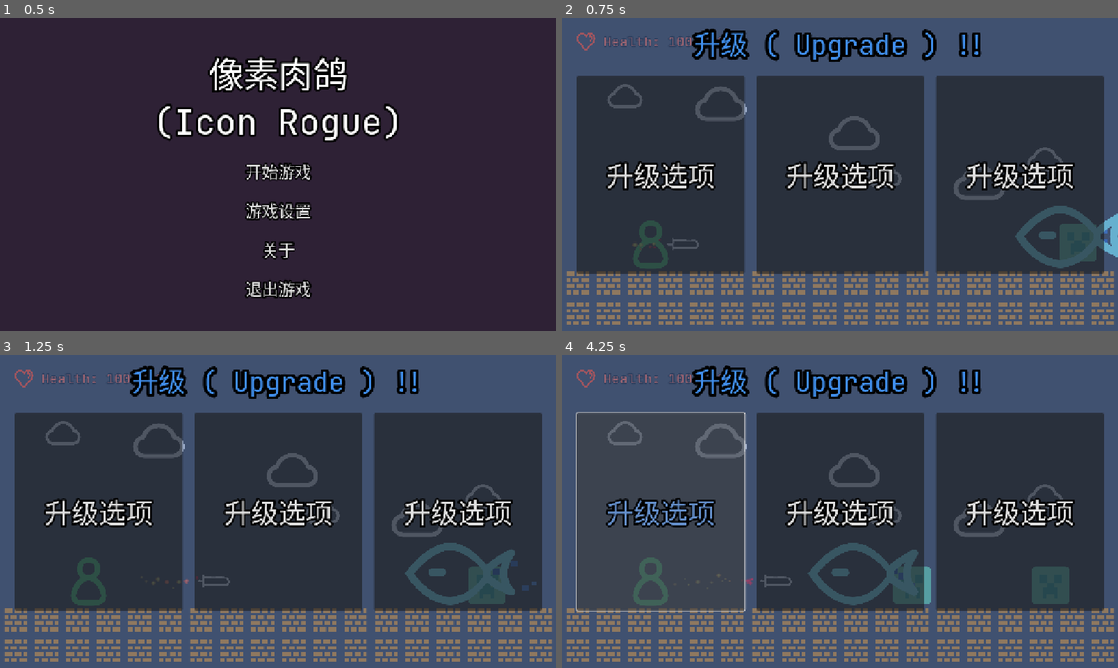
Above: before the commit, frames 1-4 (two rows, left to right).
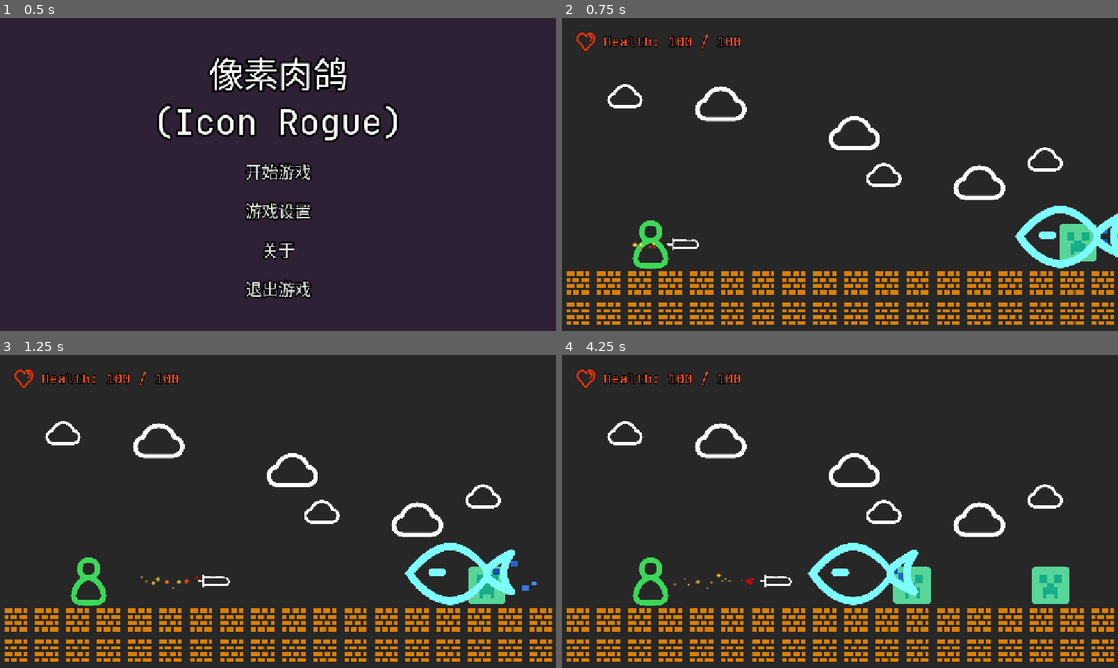
Above: after the commit, the same moments.

Repository: qingzhixing/Icon-Rogue
Game: Godot game, scene res://scene/start_page.tscn
Two runs of this game, one before a commit and one after it. Both use one fixed random seed, a clock stepped at 60 frames per second and the inputs below.
Inputs (mouse positions are in pixels of both pictures, inside the frame that each line leads up to):
- Up to frame 1 (0.5 s): no input
- Up to frame 2 (0.75 s): click "开始游戏" at 0.5 s
- Up to frame 3 (1.25 s): no input
- Up to frame 4 (4.25 s): click (662, 511) at 1.25 s, where only the run before the commit has a clickable "升级选项"; click (840, 511) at 2 s, where only the run before the commit has a clickable "升级选项"; click (1017, 511) at 2.75 s, where only the run before the commit has a clickable "升级选项"; click (662, 511) at 3.5 s, where only the run before the commit has a clickable "升级选项"

Frame 1 is identical in both runs. In frame 2, 51% of the frame differs, in the area x 0-100%, y 0-100%; in frame 3, 51%; in frame 4, 68%.

Commit message:
升级功能已完成

Diff:
--- a/prefabs/sprite/entity/player/player.tscn
+++ b/prefabs/sprite/entity/player/player.tscn
@@ -52,13 +52,10 @@
 [node name="Particle Injured Spawner" parent="." instance=ExtResource("5_7djjd")]
 target_scene = ExtResource("5_nespj")
 manually_spawn = true
-spawn_interval_sec = 0.5
-start_spawn = false
 infinity_spawn = true
-spawn_amount = 10
-enable_life_time = true
 instance_life_time_sec = 1.5
 
 [connection signal="on_damaged" from="EntityData" to="." method="on_damaged"]
 [connection signal="on_death" from="EntityData" to="." method="on_death"]
 [connection signal="area_entered" from="Entity Area" to="." method="on_area_entered"]
+[connection signal="timeout" from="Invincible Timer" to="." method="_on_invincible_timer_timeout"]
--- a/project.godot
+++ b/project.godot
@@ -21,6 +21,7 @@
 GameStopper="*res://script/game_control/global control/game_stopper.gd"
 GlobalSettings="*res://script/game_control/global control/global_settings.gd"
 HotkeyController="*res://script/game_control/global control/hotkey_controller.gd"
+GameStatistics="*res://script/game_control/global control/game_statistics.gd"
 
 [display]
 
--- a/scene/game_scene.tscn
+++ b/scene/game_scene.tscn
@@ -2,7 +2,7 @@
 
 [ext_resource type="Texture2D" uid="uid://bh4jmqayun8c0" path="res://assets/ui/heart.png" id="1_djtiv"]
 [ext_resource type="PackedScene" uid="uid://c7s61c8fyguyi" path="res://prefabs/map elements/ground/brick.tscn" id="1_qsiw5"]
-[ext_resource type="Script" uid="uid://d1tual0n1mui1" path="res://script/game_control/in game control/ui_controller.gd" id="1_w3nls"]
+[ext_resource type="Script" uid="uid://d1tual0n1mui1" path="res://script/game_control/in game control/hover_ui_controller.gd" id="1_w3nls"]
 [ext_resource type="Script" uid="uid://cjgblnbf58xy2" path="res://script/game_control/in game control/game_controller.gd" id="1_x8u7y"]
 [ext_resource type="PackedScene" uid="uid://dbr1d3ag3is1e" path="res://prefabs/sprite/entity/player/player.tscn" id="2_1tamk"]
 [ext_resource type="Theme" uid="uid://bvbf0bvyvo0vp" path="res://resources/theme/normal_theme.tres" id="2_ouui0"]
@@ -324,6 +324,7 @@
 size_flags_vertical = 3
 
 [node name="background" type="ColorRect" parent="HoverUI/Upgrade Menu Overlay"]
+layout_mode = 0
 offset_right = 1152.0
 offset_bottom = 648.0
 color = Color(0.33, 0.448, 0.666, 0.561)
@@ -360,7 +361,9 @@
 theme = ExtResource("2_ouui0")
 theme_override_constants/outline_size = 15
 theme_override_font_sizes/font_size = 56
-text = "升级选项"
+text = "攻速
++
+30%"
 
 [node name="MarginContainer2" type="MarginContainer" parent="HoverUI/Upgrade Menu Overlay/MarginContainer/HBoxContainer"]
 layout_mode = 2
@@ -381,7 +384,9 @@
 theme = ExtResource("2_ouui0")
 theme_override_constants/outline_size = 15
 theme_override_font_sizes/font_size = 56
-text = "升级选项"
+text = "最大生命值
++
+10"
 
 [node name="MarginContainer3" type="MarginContainer" parent="HoverUI/Upgrade Menu Overlay/MarginContainer/HBoxContainer"]
 layout_mode = 2
@@ -402,7 +407,9 @@
 theme = ExtResource("2_ouui0")
 theme_override_constants/outline_size = 15
 theme_override_font_sizes/font_size = 56
-text = "升级选项"
+text = "无敌时间
++
+0.05s"
 
 [node name="Label" type="Label" parent="HoverUI/Upgrade Menu Overlay"]
 layout_mode = 0
@@ -626,3 +633,6 @@
 [connection signal="pressed" from="HoverUI/Game Menu Overlay/HBoxContainer/Button_ClearSettings" to="HoverUI/Game Menu Overlay" method="_on_button_clear_settings_pressed"]
 [connection signal="pressed" from="HoverUI/Game Menu Overlay/HBoxContainer/Button_Exit" to="GameController" method="_on_button_exit_pressed"]
 [connection signal="pressed" from="HoverUI/Game Menu Overlay/HBoxContainer/Button_Back" to="HoverUI" method="_on_settings_button_back_pressed"]
+[connection signal="pressed" from="HoverUI/Upgrade Menu Overlay/MarginContainer/HBoxContainer/MarginContainer/VBoxContainer/Button_Left" to="HoverUI" method="_on_upgrade_button_pressed" binds= [0]]
+[connection signal="pressed" from="HoverUI/Upgrade Menu Overlay/MarginContainer/HBoxContainer/MarginContainer2/VBoxContainer2/Button_Mid" to="HoverUI" method="_on_upgrade_button_pressed" binds= [1]]
+[connection signal="pressed" from="HoverUI/Upgrade Menu Overlay/MarginContainer/HBoxContainer/MarginContainer3/VBoxContainer3/Button_Right" to="HoverUI" method="_on_upgrade_button_pressed" binds= [2]]
--- a/script/entity/enemy/creeper.gd
+++ b/script/entity/enemy/creeper.gd
@@ -14,6 +14,7 @@
 
 
 func on_death() -> void:
+	GameStatistics.dead_enemy_count += 1;
 	SoundPlayer.play_sfx("enemy/creeper/death.ogg");
 	queue_free()
 
@@ -36,5 +37,4 @@
 	get_parent().add_child(explode)
 	explode.do_explode(entity_data)
 	explode.position = position
-	SoundPlayer.play_sfx("enemy/creeper/death.ogg");
-	queue_free()
+	on_death()
--- a/script/entity/enemy/fish.gd
+++ b/script/entity/enemy/fish.gd
@@ -26,6 +26,7 @@
 
 
 func on_death() -> void:
+	GameStatistics.dead_enemy_count += 1;
 	SoundPlayer.play_sfx("enemy/fish/fish_died" + str(randi() % 2 + 1) + ".ogg");
 	_disapearing = true;
 	queue_free_timer.start();
--- a/script/entity/player/player_controller.gd
+++ b/script/entity/player/player_controller.gd
@@ -6,6 +6,7 @@
 @onready var game_controller: Node = %GameController
 @onready var injured_effect: InjuredEffect = $"Injured Effect"
 @onready var particle_injured_spawner: Node2DSpawner = $"Particle Injured Spawner"
+@onready var invincible_timer: Timer = $"Invincible Timer"
 
 func _ready():
 	hover_ui.update_player_health_display(entity_data);
@@ -34,6 +35,8 @@
 	particle.emitting = true;
 	injured_effect.display_effect();
 	hover_ui.update_player_health_display(entity_data);
+	entity_data.invincible = true;
+	invincible_timer.start();
 
 func respawn():
 	entity_data.health = entity_data.max_health;
@@ -42,3 +45,7 @@
 func on_death() -> void:
 	game_controller.on_player_dead();
 	hover_ui.update_player_health_display(entity_data);
+
+
+func _on_invincible_timer_timeout() -> void:
+	entity_data.invincible = false;
--- /dev/null
+++ b/script/game_control/global control/game_statistics.gd
@@ -0,0 +1,2 @@
+extends Node
+var dead_enemy_count: int = 0;
--- a/script/game_control/in game control/game_controller.gd
+++ b/script/game_control/in game control/game_controller.gd
@@ -2,6 +2,7 @@
 
 @onready var hover_ui: UIController = %HoverUI
 @onready var player: PlayerController = %Player
+@onready var sword_spawner: Node2DSpawner = $"../Sword Spawner"
 
 var _in_dead_process: bool = false;
 
@@ -12,6 +13,10 @@
 	if _in_dead_process && Input.is_action_just_pressed("respawn_key"):
 		_in_dead_process = false;
 		do_restart();
+	if GameStatistics.dead_enemy_count % 5 == 0 && GameStatistics.dead_enemy_count != 0:
+		GameStatistics.dead_enemy_count = 0;
+		GameStopper.set_game_stopped(true);
+		hover_ui.display_upgrade_menu();
 
 func do_restart():
 	GameStopper.set_game_stopped(false);
@@ -44,3 +49,15 @@
 
 func _on_button_exit_pressed() -> void:
 	do_exit();
+
+# 0 - Left, 1 - Mid, 2 - Right
+func player_upgrade(button_id: int):
+	if button_id == 0:
+		sword_spawner.spawn_interval_sec *= 0.7;
+	elif button_id == 1:
+		player.entity_data.max_health += 10;
+		player.entity_data.health += 10;
+	elif button_id == 2:
+		player.invincible_timer.wait_time += 0.05;
+	GameStatistics.dead_enemy_count = 0;
+	GameStopper.set_game_stopped(false);
--- /dev/null
+++ b/script/game_control/in game control/hover_ui_controller.gd
@@ -0,0 +1,46 @@
+extends Node
+
+class_name UIController
+
+@onready var _health_label: Label = $"Game State Overlay/VBoxContainer/HBoxContainer/Player Health"
+@onready var _game_over_overlay: Control = $"Game Over Overlay"
+@onready var _game_state_overlay: MarginContainer = $"Game State Overlay"
+@onready var _game_menu_overlay: Control = $"Game Menu Overlay"
+@onready var _upgrade_menu_overlay: Control = $"Upgrade Menu Overlay"
+
+@onready var game_controller: Node = %GameController
+
+func _ready() -> void:
+	_game_over_overlay.visible = false;
+	_game_state_overlay.visible = true;
+	_game_menu_overlay.visible = false;
+	_upgrade_menu_overlay.visible = false;
+
+func _process(_delta):
+	if Input.is_action_just_pressed("in_game_settings_key"):
+		_game_menu_overlay.visible = !_game_menu_overlay.visible;
+		if _game_menu_overlay.visible:
+			game_controller.on_menu_open();
+		else:
+			game_controller.on_menu_closed();
+
+func update_player_health_display(entity_data: EntityData) -> void:
+	_health_label.text = "Health: %d / %d" % [entity_data.health, entity_data.max_health]
+	pass # Replace with function body.
+
+func set_over_overlay_visible(visible: bool):
+	_game_over_overlay.visible = visible;
+
+
+func _on_settings_button_back_pressed() -> void:
+	_game_menu_overlay.visible = false;
+	game_controller.on_menu_closed();
+
+func display_upgrade_menu() -> void:
+	_upgrade_menu_overlay.visible = true;
+
+# 0 - Left, 1 - Mid, 2 - Right
+func _on_upgrade_button_pressed(button_id: int) -> void:
+	print("Upgrade UI Button Pressed: %d" % button_id);
+	game_controller.player_upgrade(button_id);
+	_upgrade_menu_overlay.visible = false;
--- a/script/game_control/in game control/ui_controller.gd
+++ /dev/null
@@ -1,36 +0,0 @@
-extends Node
-
-class_name UIController
-
-@onready var health_label: Label = $"Game State Overlay/VBoxContainer/HBoxContainer/Player Health"
-@onready var game_over_overlay: Control = $"Game Over Overlay"
-@onready var game_state_overlay: MarginContainer = $"Game State Overlay"
-@onready var game_menu_overlay: Control = $"Game Menu Overlay"
-
-
-@onready var game_controller: Node = %GameController
-
-func _ready() -> void:
-	game_over_overlay.visible = false;
-	game_state_overlay.visible = true;
-	game_menu_overlay.visible = false;
-
-func _process(_delta):
-	if Input.is_action_just_pressed("in_game_settings_key"):
-		game_menu_overlay.visible = !game_menu_overlay.visible;
-		if game_menu_overlay.visible:
-			game_controller.on_menu_open();
-		else:
-			game_controller.on_menu_closed();
-
-func update_player_health_display(entity_data: EntityData) -> void:
-	health_label.text = "Health: %d / %d" % [entity_data.health, entity_data.max_health]
-	pass # Replace with function body.
-
-func set_over_overlay_visible(visible: bool):
-	game_over_overlay.visible = visible;
-
-
-func _on_settings_button_back_pressed() -> void:
-	game_menu_overlay.visible = false;
-	game_controller.on_menu_closed();
Not shown, added: script/game_control/global control/game_statistics.gd.uid
Renamed: script/game_control/in game control/ui_controller.gd.uid -> script/game_control/in game control/hover_ui_controller.gd.uid
